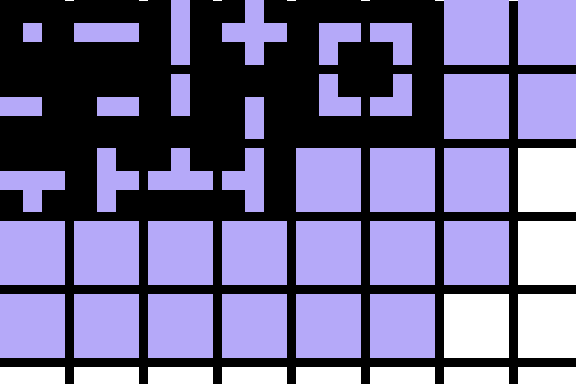
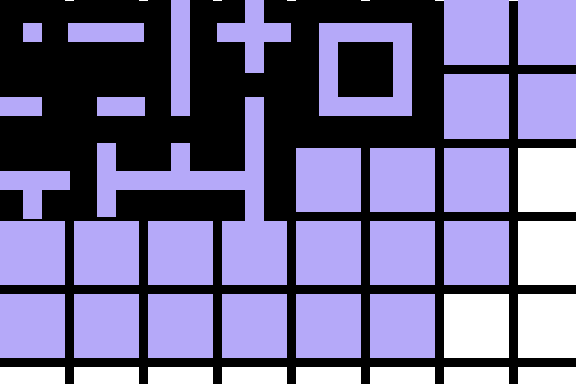
Layers edited between the first and the second (576, 384) image:
painted on "Layers #1" over [23,23,412,221]
